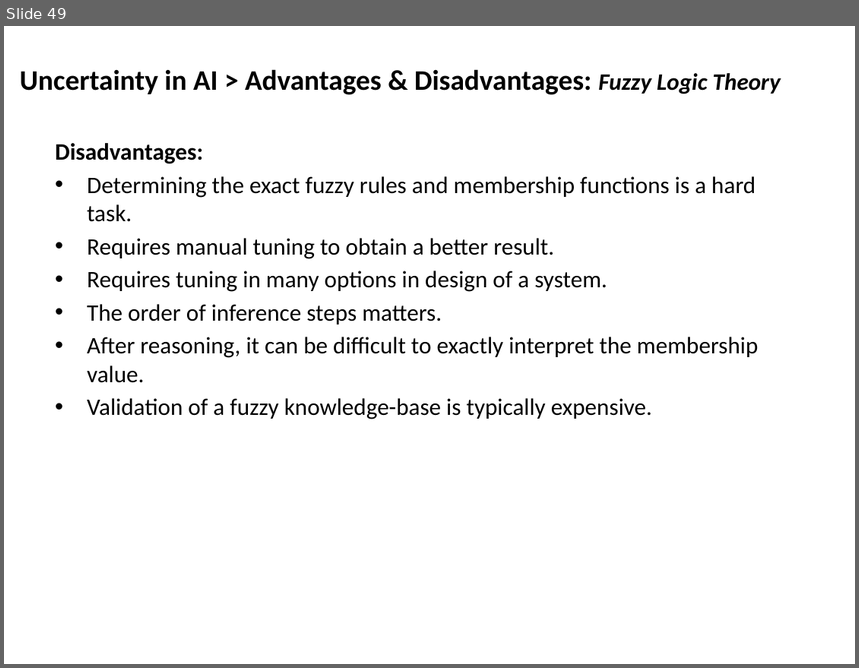
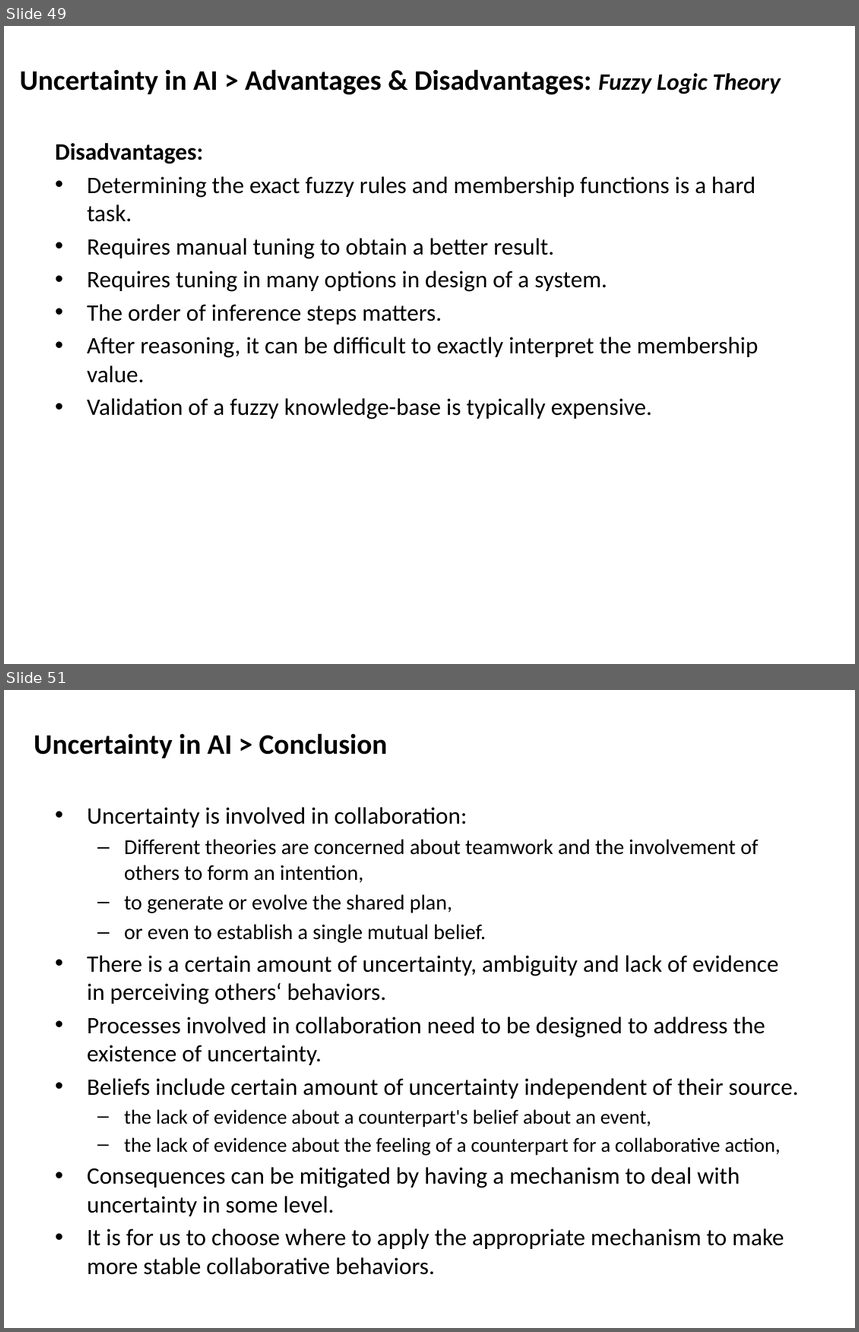
Before and after one commit to mshayganfar/CompExam1, a slide deck: presentation/PhD-comprehensive-exam.pptx. Shown one above the other, each under a label of ours: slide 49 before the commit, slides 49 and 51 after it; the slides between them are not shown. The pictures are 859x668 and 859x1332 pixels, drawn with LibreOffice and Linux fonts; fonts in the diff are those of the drawing. Boxes give left, top, right and bottom in pixels: in the first picture for what was removed or moved away, otherwise in the second. Text is boxed around its words. In the diff, an @@ line names an element or a change of style, - is before the commit and + after.

```diff
--- a/presentation/PhD-comprehensive-exam.pptx
+++ b/presentation/PhD-comprehensive-exam.pptx
@@ slide 51 added at box(4, 690, 855, 1328), background #FFFFFF @@
@@ text added at box(34, 733, 388, 758), 24 pt, text #000000, bold @@
+Uncertainty in AI > Conclusion
@@ text added at box(87, 807, 799, 1275), 20 pt, text #000000 @@
+• Uncertainty is involved in collaboration:
+  – Different theories are concerned about teamwork and the involvement of others to form an intention,
+  – to generate or evolve the shared plan,
+  – or even to establish a single mutual belief.
+• There is a certain amount of uncertainty, ambiguity and lack of evidence in perceiving others‘ behaviors.
+• Processes involved in collaboration need to be designed to address the existence of uncertainty.
+• Beliefs include certain amount of uncertainty independent of their source.
+  – the lack of evidence about a counterpart's belief about an event,
+  – the lack of evidence about the feeling of a counterpart for a collaborative action,
+• Consequences can be mitigated by having a mechanism to deal with uncertainty in some level.
+• It is for us to choose where to apply the appropriate mechanism to make more stable collaborative behaviors.
```
Also in this commit, not shown: 1 other slide added.
